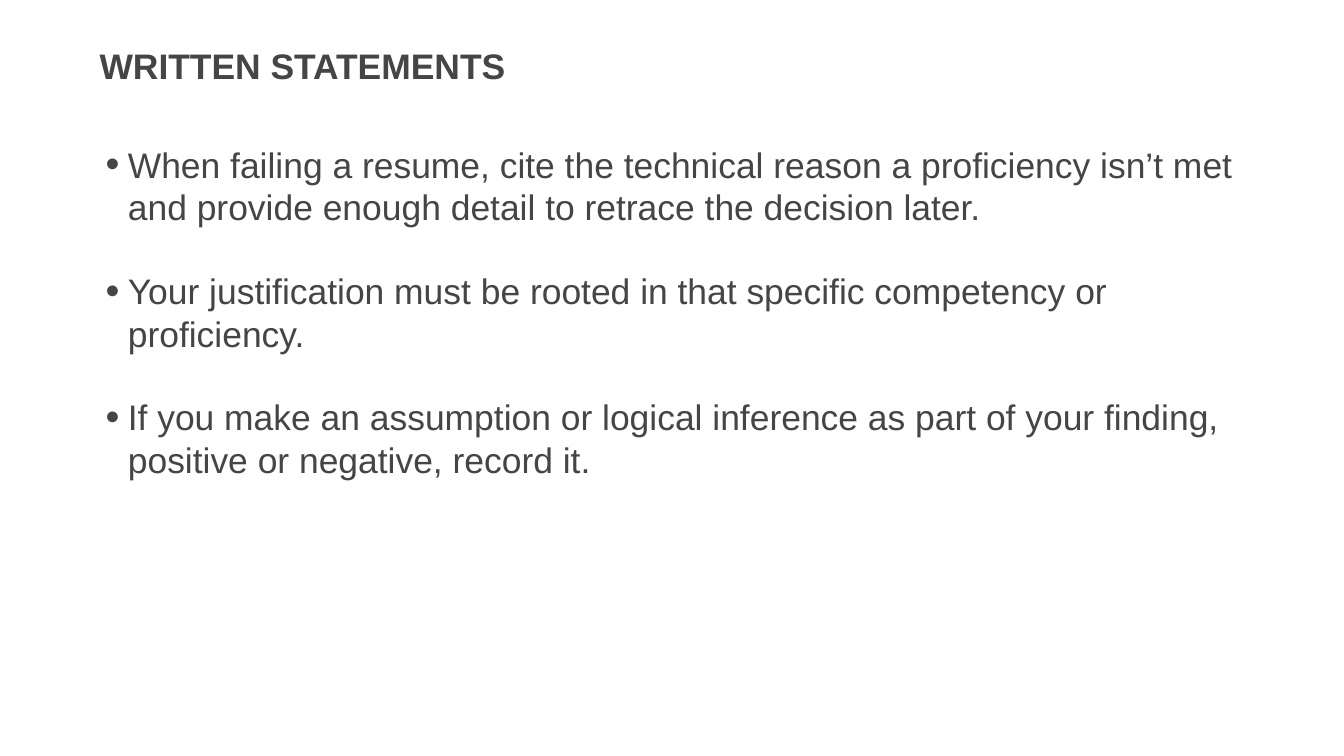
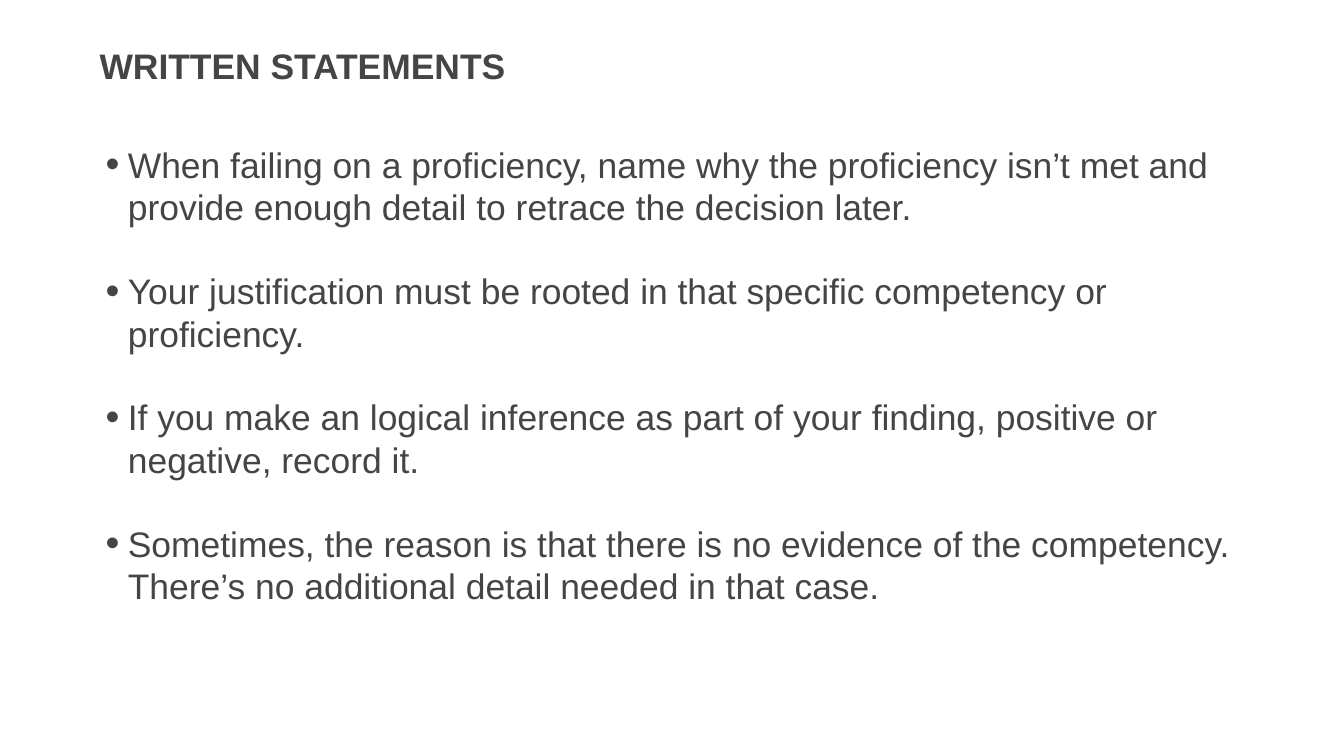
Before and after one commit to usds/SME-QA-Website, a slide deck: slide 12 of toolkit/resume-review/sme-training-resume-review.pptx. Drawn at 1344x756 pixels with LibreOffice and Linux fonts; fonts in the diff are those of the drawing. Boxes give left, top, right and bottom in pixels: in the first picture for what was removed or moved away, otherwise in the second. Text is boxed around its words. In the diff, an @@ line names an element or a change of style, - is before the commit and + after.

```diff
--- a/toolkit/resume-review/sme-training-resume-review.pptx
+++ b/toolkit/resume-review/sme-training-resume-review.pptx
@@ text at (128,152,1208,228): text changed @@
-• When failing a resume, cite the technical reason a proficiency isn’t met and provide enough detail to retrace the decision later.
+• When failing on a proficiency, name why the proficiency isn’t met and provide enough detail to retrace the decision later.
@@ text at (128,404,1229,600): text changed @@
-• If you make an assumption or logical inference as part of your finding, positive or negative, record it.
+• If you make an logical inference as part of your finding, positive or negative, record it.
+• Sometimes, the reason is that there is no evidence of the competency. There’s no additional detail needed in that case.
```
Also in this commit, not shown: 4 other slides changed.
